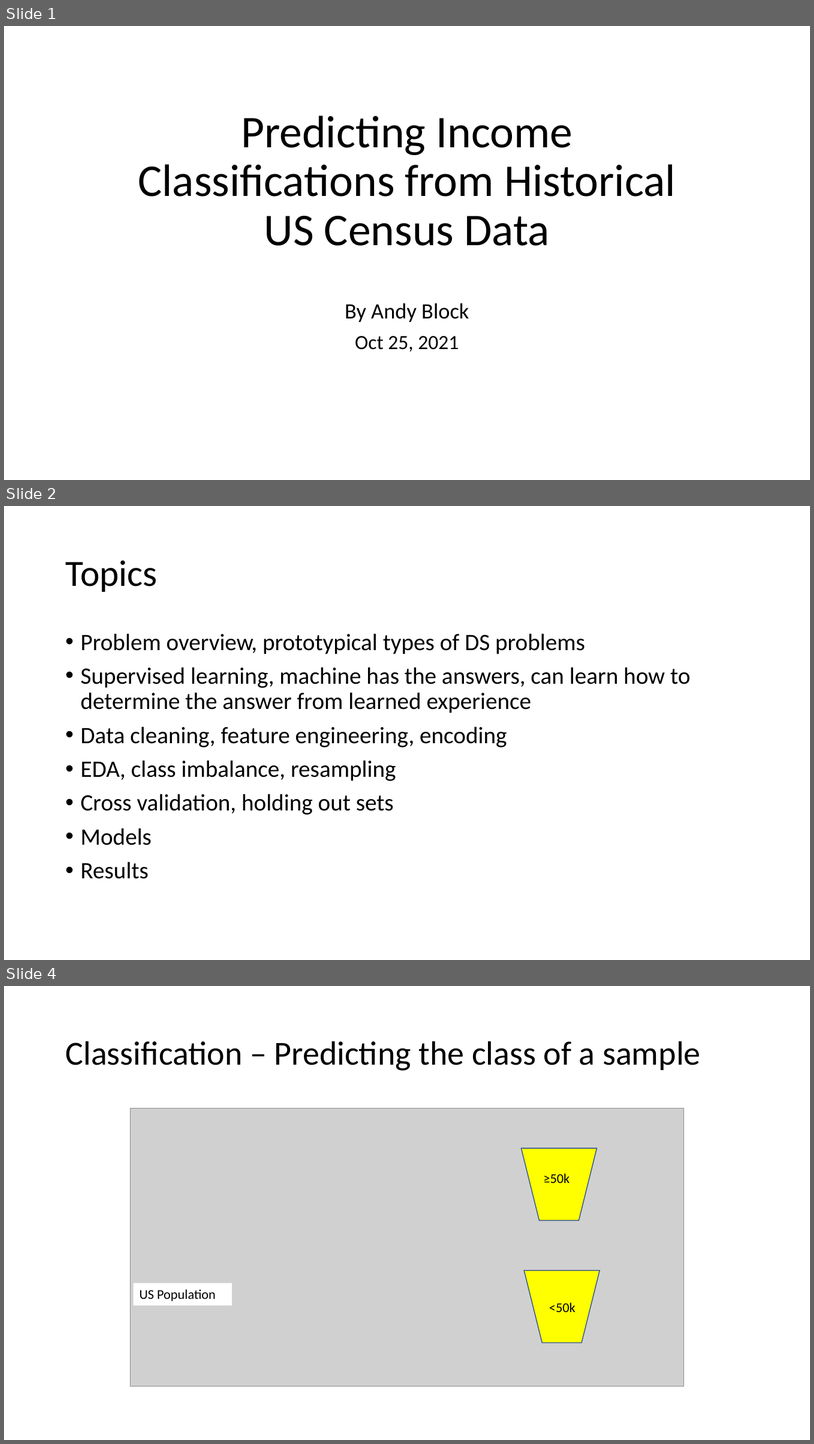
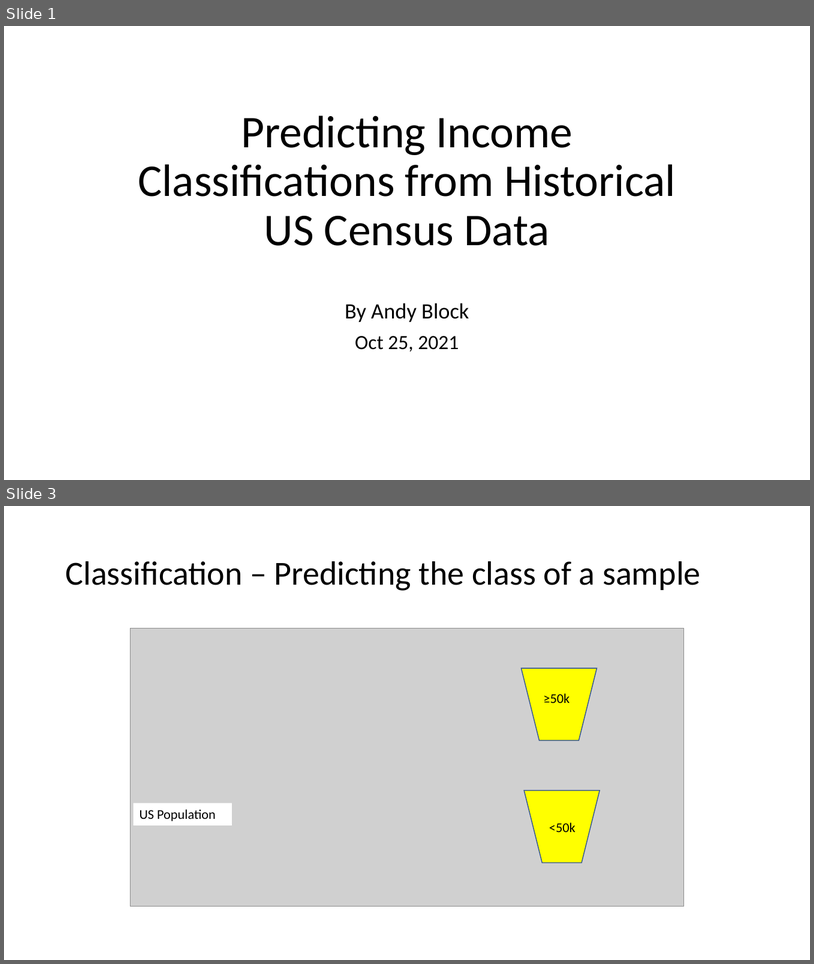
Before and after one commit to andy-j-block/census_income_predictions, a slide deck: slide_deck.pptx. Shown one above the other, each under a label of ours: slides 1, 2 and 4 before the commit, slides 1 and 3 after it; the slides between them are not shown. The pictures are 814x1444 and 814x964 pixels, drawn with LibreOffice and Linux fonts; fonts in the diff are those of the drawing; grey boxes stand for pictures. Boxes give left, top, right and bottom in pixels: in the first picture for what was removed or moved away, otherwise in the second. Text is boxed around its words. In the diff, an @@ line names an element or a change of style, - is before the commit and + after.

```diff
--- a/slide_deck.pptx
+++ b/slide_deck.pptx
@@ slide 2 removed at box(4, 506, 810, 960), background #FFFFFF @@
@@ title removed at box(65, 560, 158, 592) @@
-Topics
@@ text removed at box(81, 633, 690, 879) @@
-• Problem overview, prototypical types of DS problems
-• Supervised learning, machine has the answers, can learn how to determine the answer from learned experience
-• Data cleaning, feature engineering, encoding
-• EDA, class imbalance, resampling
-• Cross validation, holding out sets
-• Models
-• Results
@@ what was slide 4 is now slide 3 @@
```
Also in this commit, not shown: 3 slides changed, 3 other files.
